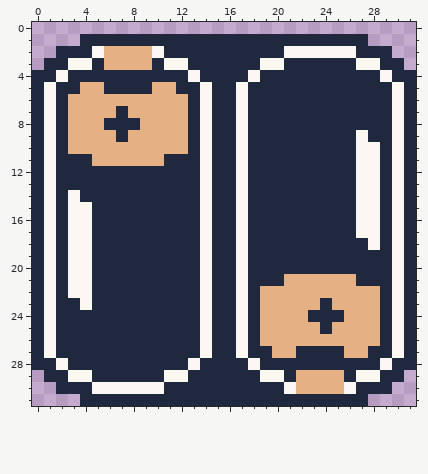
File history of a pixel-art sprite, src/assets/favicon.png. The picture above was drawn from the file before the commit.
The file is 32x32 pixels.
New version:
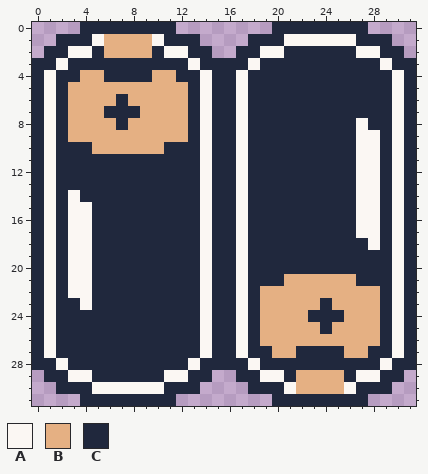
Palette (. is transparent): A #fbf7f3  B #e5b083  C #20283d
The exact change:
{"y":0,"x":4,"old":"........","new":"CCCCCCCC"}
{"y":0,"x":20,"old":"........","new":"CCCCCCCC"}
{"y":1,"x":2,"old":"..","new":"CC"}
{"y":1,"x":5,"old":"CCCCCC","new":"ABBBBA"}
{"y":1,"x":14,"old":"CCCC","new":"...."}
{"y":1,"x":21,"old":"CCCCCC","new":"AAAAAA"}
{"y":1,"x":28,"old":"..","new":"CC"}
{"y":2,"x":1,"old":".","new":"C"}
{"y":2,"x":3,"old":"CCA","new":"AAC"}
{"y":2,"x":10,"old":"ACC","new":"CAA"}
{"y":2,"x":15,"old":"CC","new":".."}
{"y":2,"x":19,"old":"CCAAAAAACC","new":"AACCCCCCAA"}
{"y":2,"x":30,"old":".","new":"C"}
{"y":3,"x":0,"old":".","new":"C"}
{"y":3,"x":2,"old":"CAA","new":"ACC"}
{"y":3,"x":6,"old":"BBBB","new":"CCCC"}
{"y":3,"x":11,"old":"AAC","new":"CCA"}
{"y":3,"x":18,"old":"CAA","new":"ACC"}
{"y":3,"x":27,"old":"AAC","new":"CCA"}
{"y":3,"x":31,"old":".","new":"C"}
{"y":4,"x":1,"old":"CA","new":"AC"}
{"y":4,"x":4,"old":"CC","new":"BB"}
{"y":4,"x":10,"old":"CC","new":"BB"}
{"y":4,"x":13,"old":"AC","new":"CA"}
{"y":4,"x":17,"old":"CA","new":"AC"}
{"y":4,"x":29,"old":"AC","new":"CA"}
{"y":5,"x":3,"old":"C","new":"B"}
{"y":5,"x":6,"old":"CCCC","new":"BBBB"}
{"y":5,"x":12,"old":"C","new":"B"}
{"y":6,"x":7,"old":"B","new":"C"}
{"y":7,"x":6,"old":"B","new":"C"}
{"y":7,"x":8,"old":"B","new":"C"}
{"y":8,"x":6,"old":"C","new":"B"}
{"y":8,"x":8,"old":"C","new":"B"}
{"y":8,"x":27,"old":"C","new":"A"}
{"y":9,"x":7,"old":"C","new":"B"}
{"y":9,"x":28,"old":"C","new":"A"}
{"y":10,"x":3,"old":"BB","new":"CC"}
{"y":10,"x":11,"old":"BB","new":"CC"}
{"y":11,"x":5,"old":"BBBBBB","new":"CCCCCC"}
{"y":29,"x":15,"old":"CC","new":".."}
{"y":30,"x":14,"old":"CCCC","new":"...."}
{"y":31,"x":12,"old":"CCCCCCCC","new":"........"}
{"label":"changed","picture_box":[32,22,416,166]}
{"label":"erased","picture_box":[176,370,272,406]}
